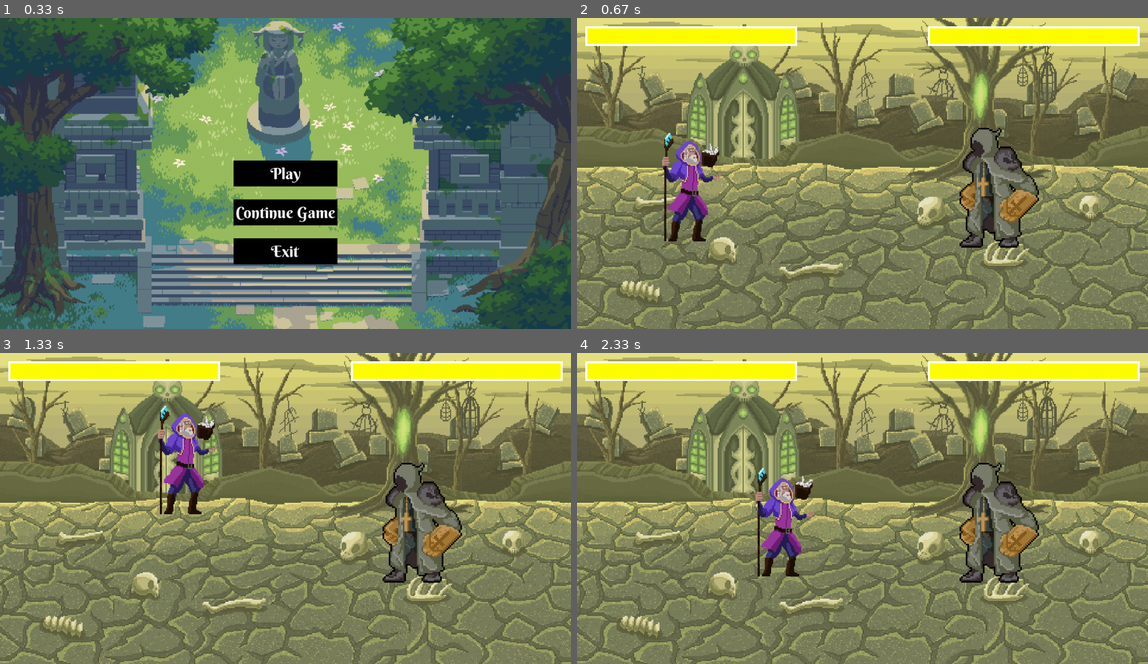
Above: before the commit, frames 1-4 (two rows, left to right).
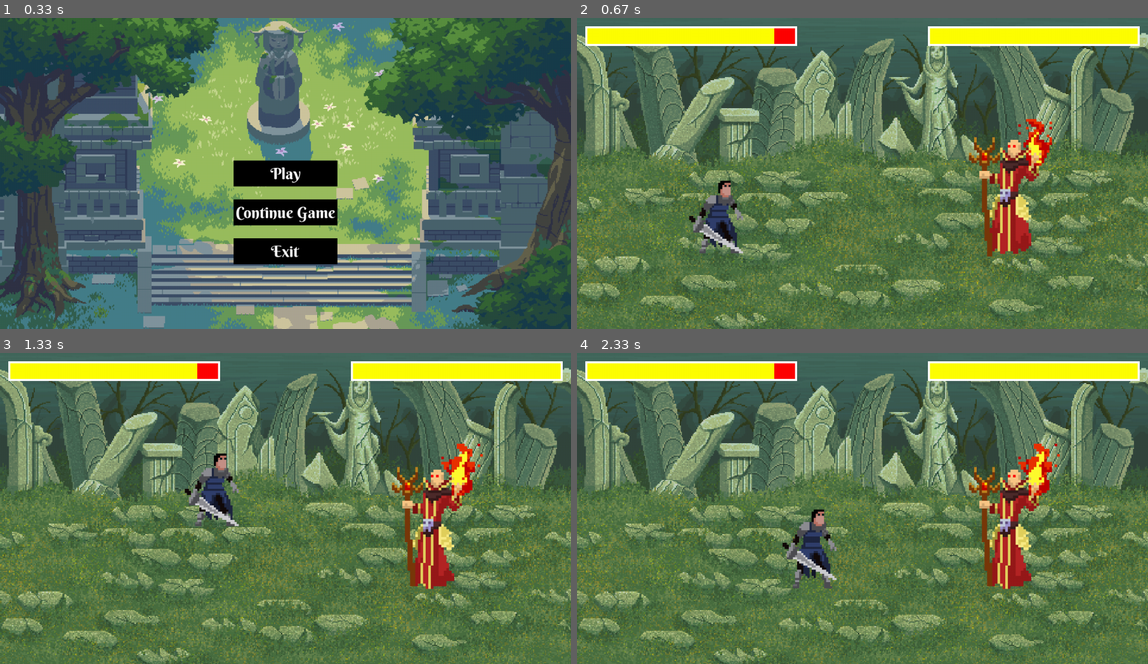
Above: after the commit, the same moments.

Repository: DouglasFernan/ProjetoPOOPygame
Game: pygame game, started from game_engine.py
The game is run twice, just before and just after one commit, with the same random seed, the same clock (stepped at 60 frames per second) and the same inputs.
Inputs:
- Up to frame 1 (0.33 s): no input
- Up to frame 2 (0.67 s): click "Continue Game" at 0.38 s
- Up to frame 3 (1.33 s): hold D 0.67-1.13 s; hold W from 1.17 s (still down)
- Up to frame 4 (2.33 s): release W at 1.47 s; hold D 1.5-1.97 s; hold A from 2 s (still down)

Frame 1 is identical in both runs. In frame 2, 84% of the frame differs, in the area x 0-100%, y 0-100%; in frame 3, 84%; in frame 4, 84%.

Commit message:
adicionando abstract

Diff:
--- a/personagens.py
+++ b/personagens.py
@@ -1,9 +1,9 @@
 import pygame
-
-
-
-
-class Personagem:                # Personagem pai
+from abc import ABC, abstractmethod
+
+
+
+class Personagem(ABC):                # Personagem pai
     def __init__(self, nome):
         pygame.sprite.Sprite.__init__(self)
         self.jump = False
@@ -26,6 +26,15 @@
         """
         return self.cooldown <= 0
 
+
+    @abstractmethod
+    def move(self, surface, target):
+        pass
+
+
+    @abstractmethod
+    def update(self):
+        pass
 
 class Wizard(Personagem, pygame.sprite.Sprite):
     def __init__(self, sprite, x, y):
--- a/progresso.csv
+++ b/progresso.csv
@@ -1,2 +1,2 @@
 current_floor,current_player
-2,Wizard
+1,Warrior
Not shown, changed: README.md
